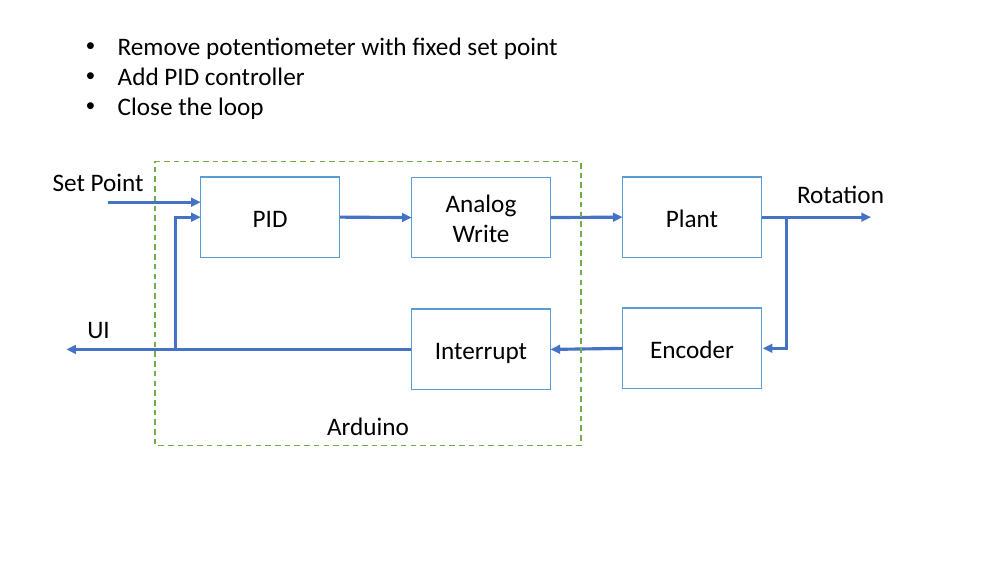
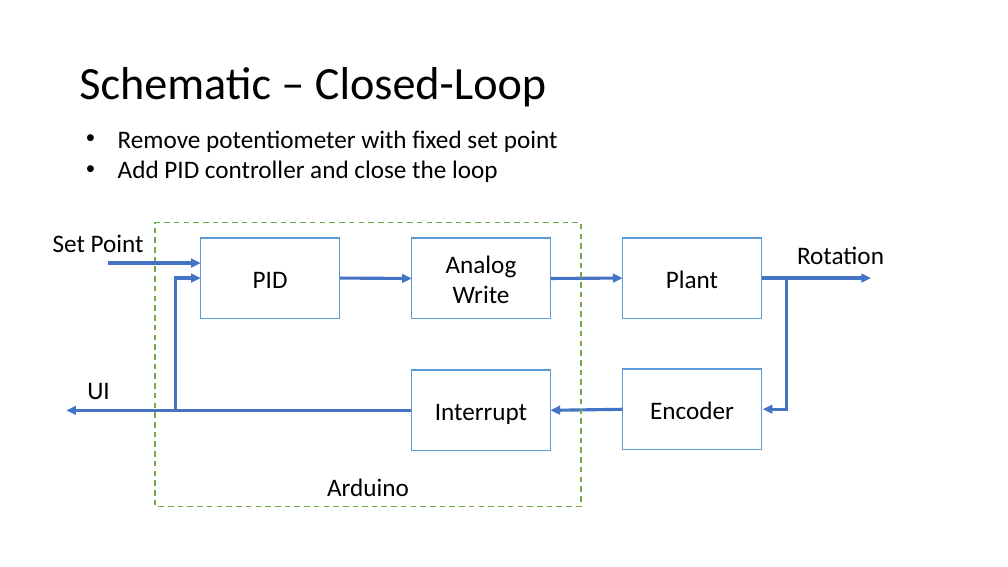
Before and after one commit to AnielShri/Simple-Arduino-PID, a slide deck: slide 5 of Overview.pptx (slide 4 before the commit). Drawn at 1008x567 pixels with LibreOffice and Linux fonts; fonts in the diff are those of the drawing. Boxes give left, top, right and bottom in pixels: in the first picture for what was removed or moved away, otherwise in the second. Text is boxed around its words. In the diff, an @@ line names an element or a change of style, - is before the commit and + after.

```diff
--- a/Overview.pptx
+++ b/Overview.pptx
@@ title added at [79, 67, 546, 107], 33 pt, text #000000 @@
+Schematic – Closed-Loop
@@ text "Remove potentiometer with fixed set ...": place and size @@
-text "Remove potentiometer with fixed set ..." at [118, 37, 558, 119]
+text "Remove potentiometer with fixed set ..." at [118, 130, 558, 182]
@@ text at [118, 160, 498, 182]: text changed @@
-• Add PID controller
-• Close the loop
+• Add PID controller and close the loop
@@ 6 rectangles, 6 arrows, 3 texts, 2 elbow arrows: place and size @@
-6 rectangles, 6 arrows, 3 texts, 2 elbow arrows at [53, 162, 884, 446]
+6 rectangles, 6 arrows, 3 texts, 2 elbow arrows at [53, 223, 884, 506]
```
Also in this commit, not shown: 3 other slides changed, 1 slide added, 1 other file.
